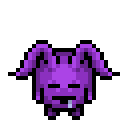
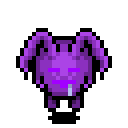
Revision of a layered (128, 128) image; what changed, layer by layer:
hid "Standing 1 F" over [8, 40, 120, 120]
added layer "Attack F" above "Attack R" over [16, 28, 112, 124]
